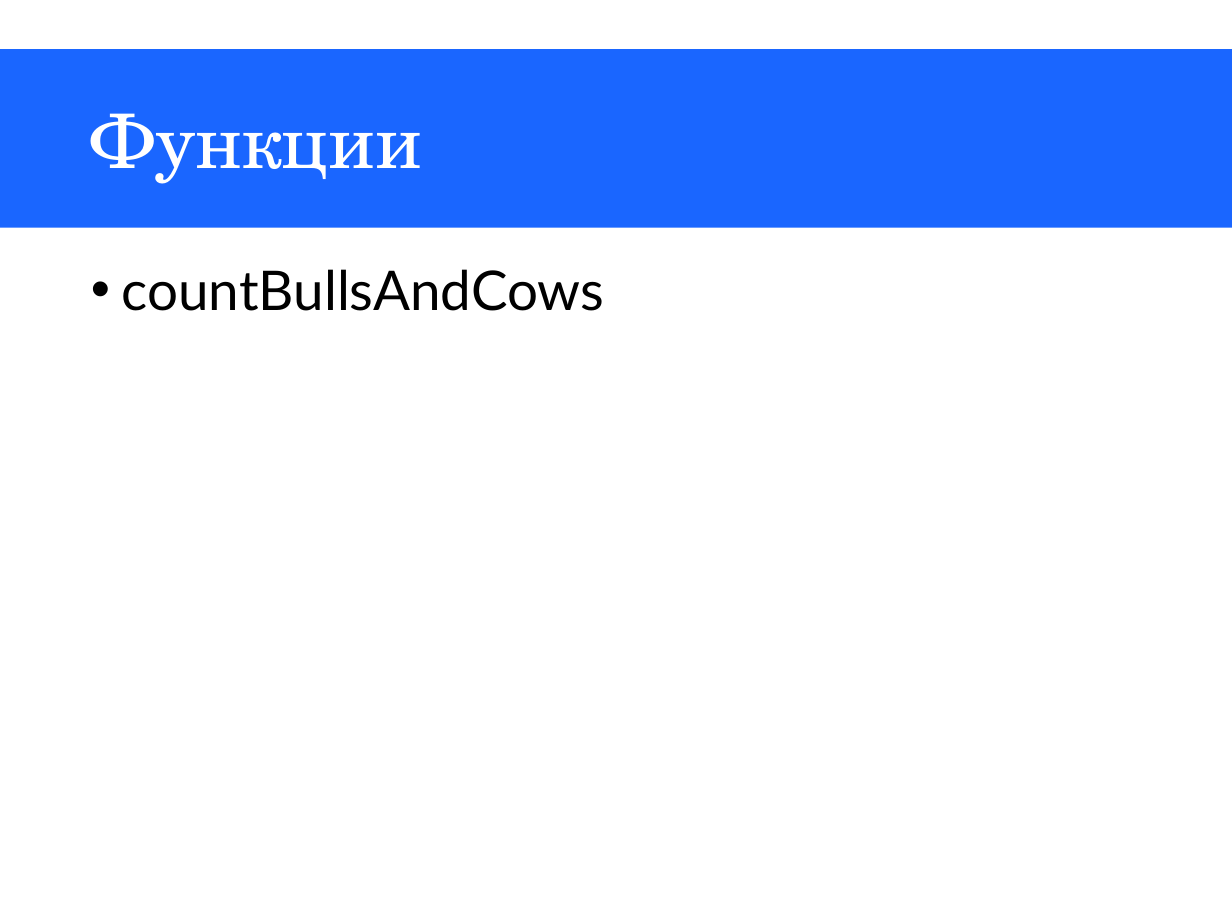
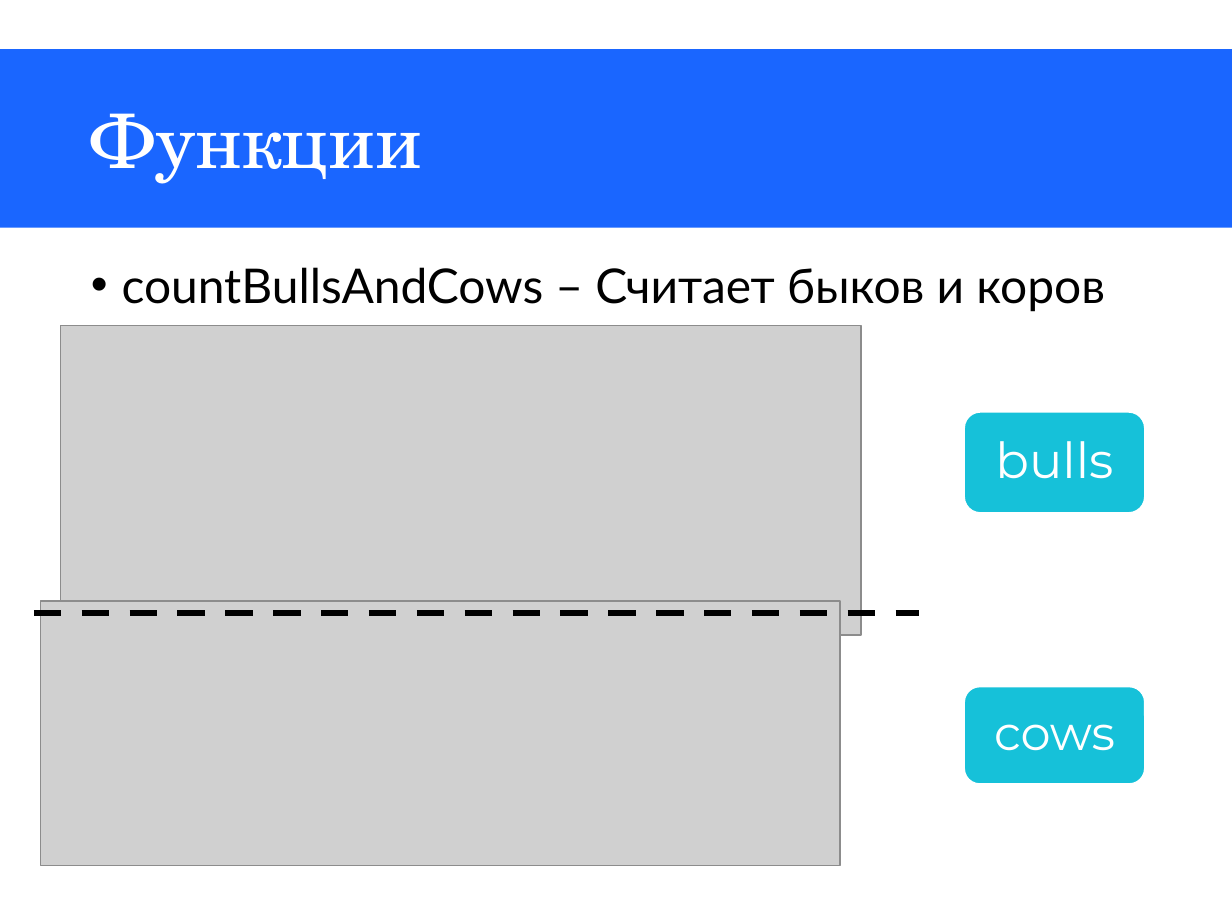
Before and after one commit to MineMoon/BullsAndCows, a slide deck: slide 6 of BullsAndCows.pptx (slide 8 before the commit). Drawn at 1232x924 pixels with LibreOffice and Linux fonts; fonts in the diff are those of the drawing; grey boxes stand for pictures. Boxes give left, top, right and bottom in pixels: in the first picture for what was removed or moved away, otherwise in the second. Text is boxed around its words. In the diff, an @@ line names an element or a change of style, - is before the commit and + after.

```diff
--- a/BullsAndCows.pptx
+++ b/BullsAndCows.pptx
@@ text at [122,267,1105,312]: text changed; size 32 to 28 pt @@
-• countBullsAndCows
+• countBullsAndCows – Считает быков и коров
@@ picture added at [60,325,861,634] @@
@@ rounded rectangle added at [963,411,1146,514], fill #16C1D9, outline #FFFFFF 2 pt @@
@@ text added at [995,441,1113,479], 29 pt, text #FFFFFF @@
+bulls
@@ line added from (33, 614) to (919, 614), #000000 4 pt dashed @@
@@ picture added at [41,601,840,866] @@
@@ rounded rectangle added at [963,686,1146,786], fill #16C1D9, outline #FFFFFF 2 pt @@
@@ text added at [994,724,1115,751], 28 pt, text #FFFFFF @@
+cows
```
Also in this commit, not shown: 3 other slides changed, 12 slides added, 2 slides removed, 3 other files.
